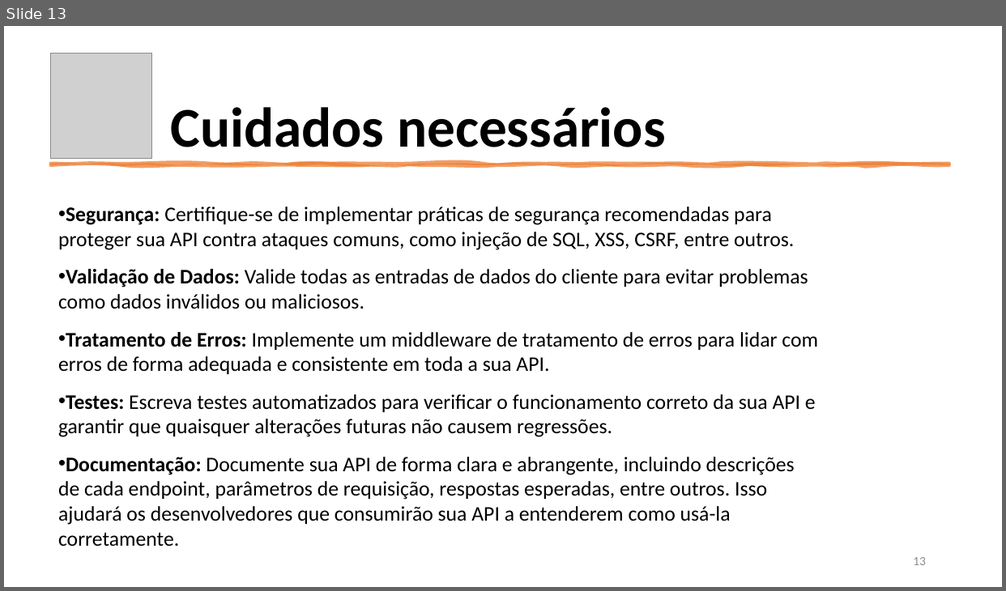
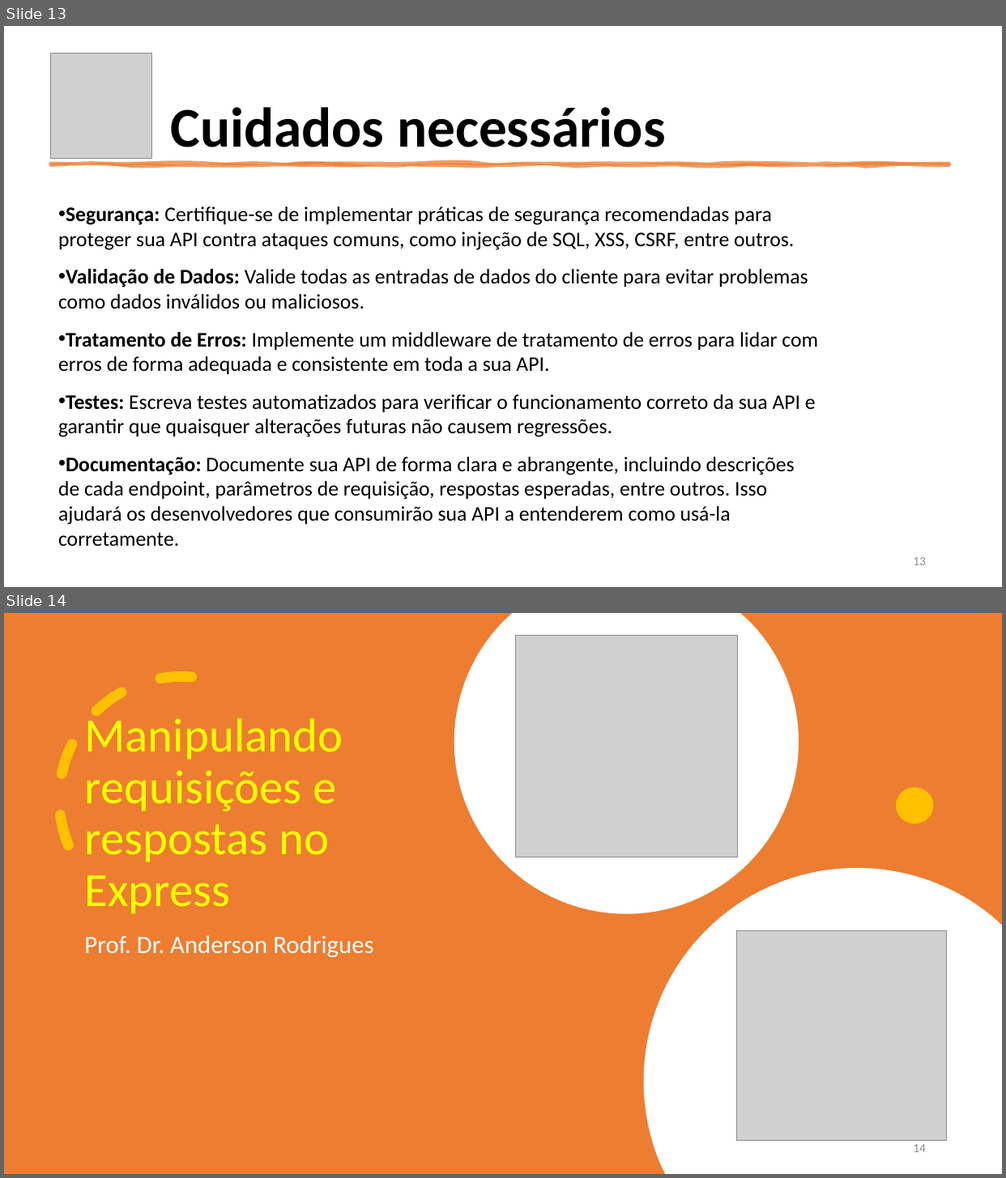
Before and after one commit to aclaytonbr/cursos, a slide deck: API/aulas/parte2/aula9/introducao_express.pptx. Shown one above the other, each under a label of ours: slide 13 before the commit, slides 13 and 14 after it. The pictures are 1006x591 and 1006x1178 pixels, drawn with LibreOffice and Linux fonts; fonts in the diff are those of the drawing; grey boxes stand for pictures. Boxes give left, top, right and bottom in pixels: in the first picture for what was removed or moved away, otherwise in the second. Text is boxed around its words. In the diff, an @@ line names an element or a change of style, - is before the commit and + after.

```diff
--- a/API/aulas/parte2/aula9/introducao_express.pptx
+++ b/API/aulas/parte2/aula9/introducao_express.pptx
@@ slide 14 added at [4,613,1002,1174], background #FFFFFF @@
@@ rectangle added at [4,613,1002,1174], fill #ED7D31 @@
@@ freeform shape added at [454,613,799,914], fill #FFFFFF @@
@@ picture added at [515,636,737,857] @@
@@ arc (boxed as its full ellipse) added at [46,663,317,935], outline #FFC000 10 pt dashed @@
@@ title added at [84,712,343,914], 45.9 pt, text #FFFF00 @@
+Manipulando requisições e respostas no Express
@@ ellipse added at [897,787,934,824], fill #FFC000 @@
@@ freeform shape added at [644,868,1002,1174], fill #FFFFFF @@
@@ subtitle added at [84,935,373,958], 24 pt, text #FFFFFF @@
+Prof. Dr. Anderson Rodrigues
@@ picture added at [737,931,948,1142] @@
@@ page number added at [913,1144,926,1152], 12 pt, text #8C8C8C @@
+14
```
Also in this commit, not shown: 2 slides changed, 17 other slides added, 19 other files.
